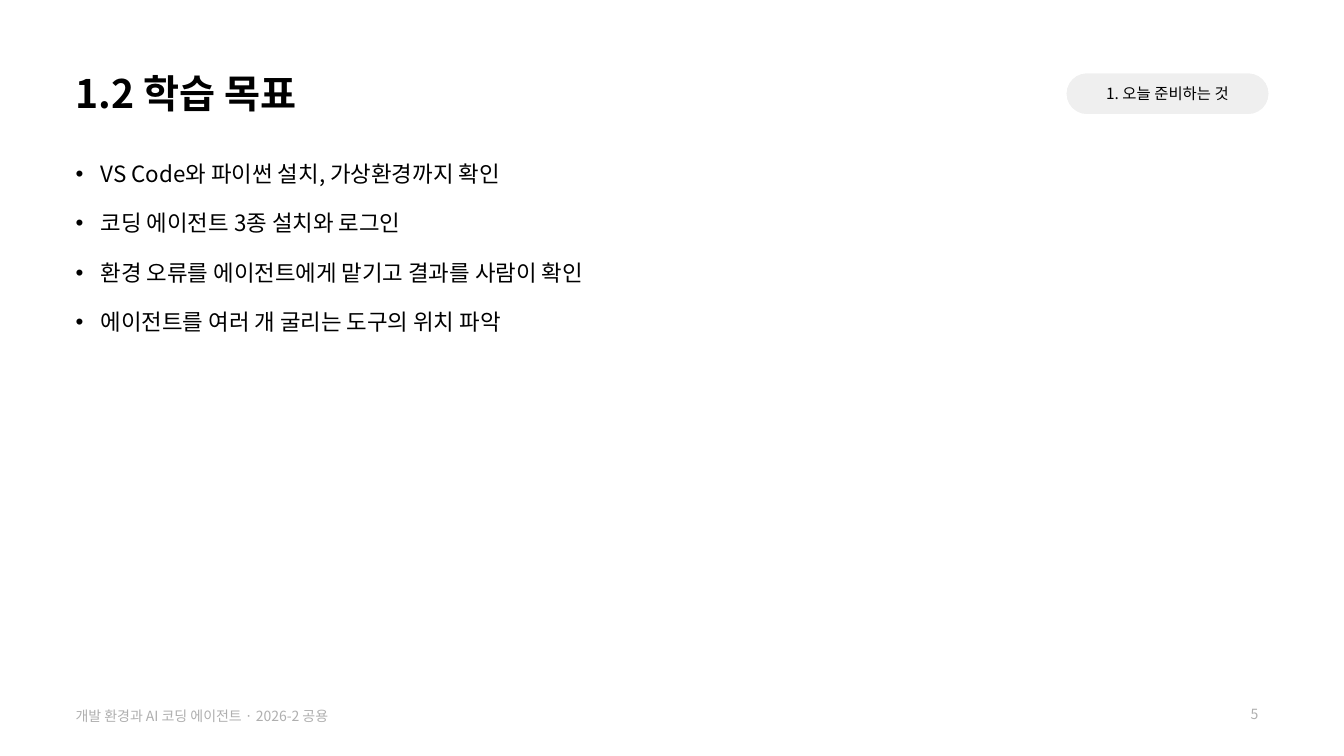
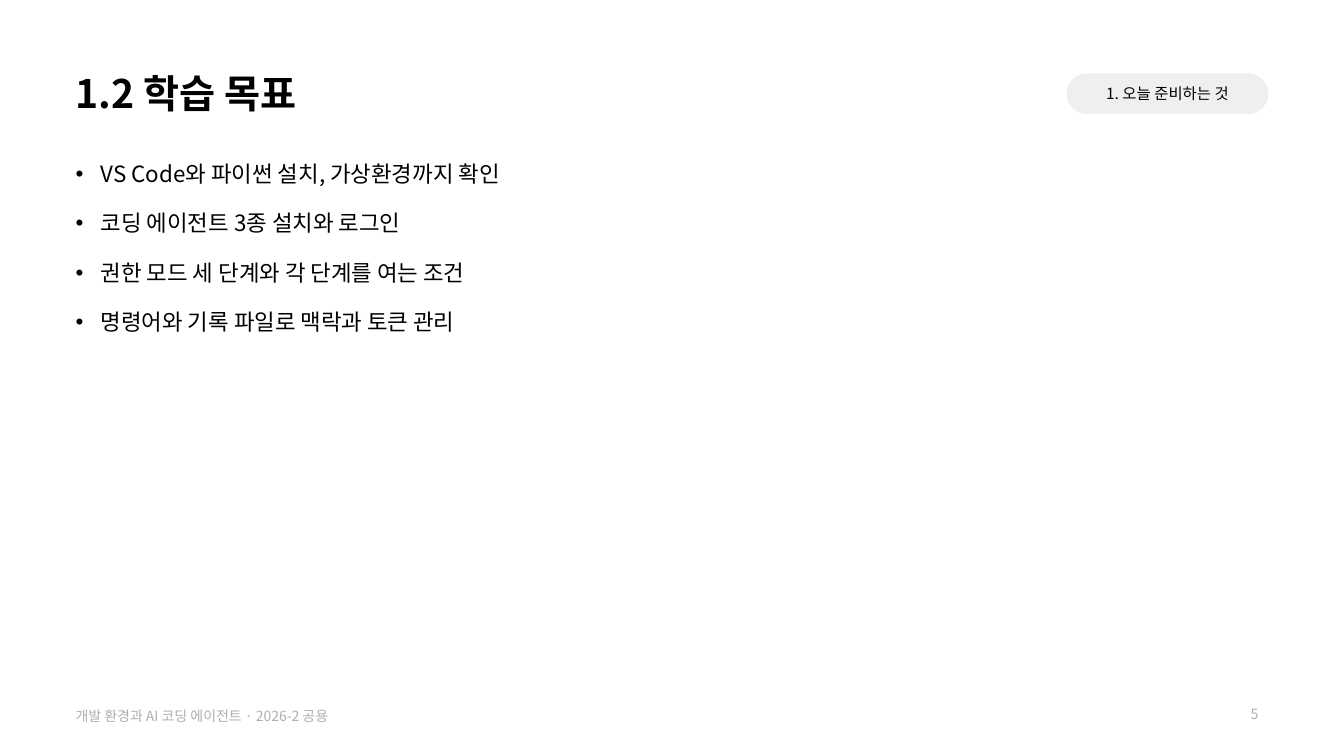
Before and after one commit to jihoyeo/smart-transport-logistics, a slide deck: slide 5 of slides/common/dev_env.pptx. Drawn at 1344x756 pixels with LibreOffice and Linux fonts; fonts in the diff are those of the drawing. Boxes give left, top, right and bottom in pixels: in the first picture for what was removed or moved away, otherwise in the second. Text is boxed around its words. In the diff, an @@ line names an element or a change of style, - is before the commit and + after.

```diff
--- a/slides/common/dev_env.pptx
+++ b/slides/common/dev_env.pptx
@@ text at (101,262,464,332): text changed @@
-• 환경 오류를 에이전트에게 맡기고 결과를 사람이 확인
-• 에이전트를 여러 개 굴리는 도구의 위치 파악
+• 권한 모드 세 단계와 각 단계를 여는 조건
+• 명령어와 기록 파일로 맥락과 토큰 관리
```
Also in this commit, not shown: 11 other slides changed, 8 slides added, 2 slides removed, 4 other files.
